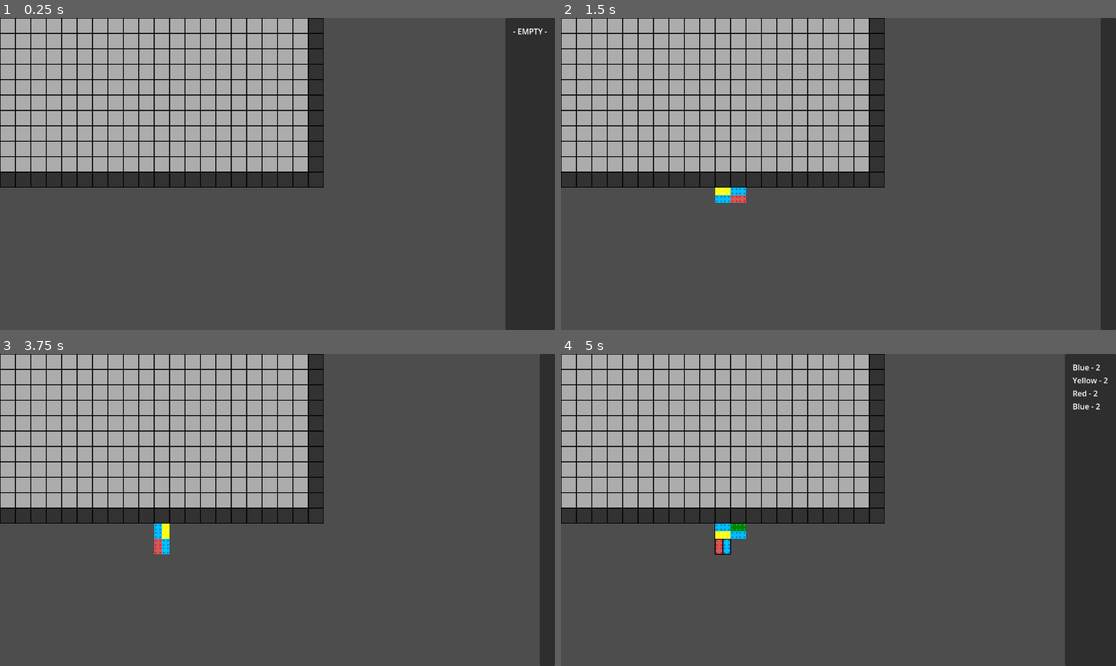
Above: before the commit, frames 1-4 (two rows, left to right).
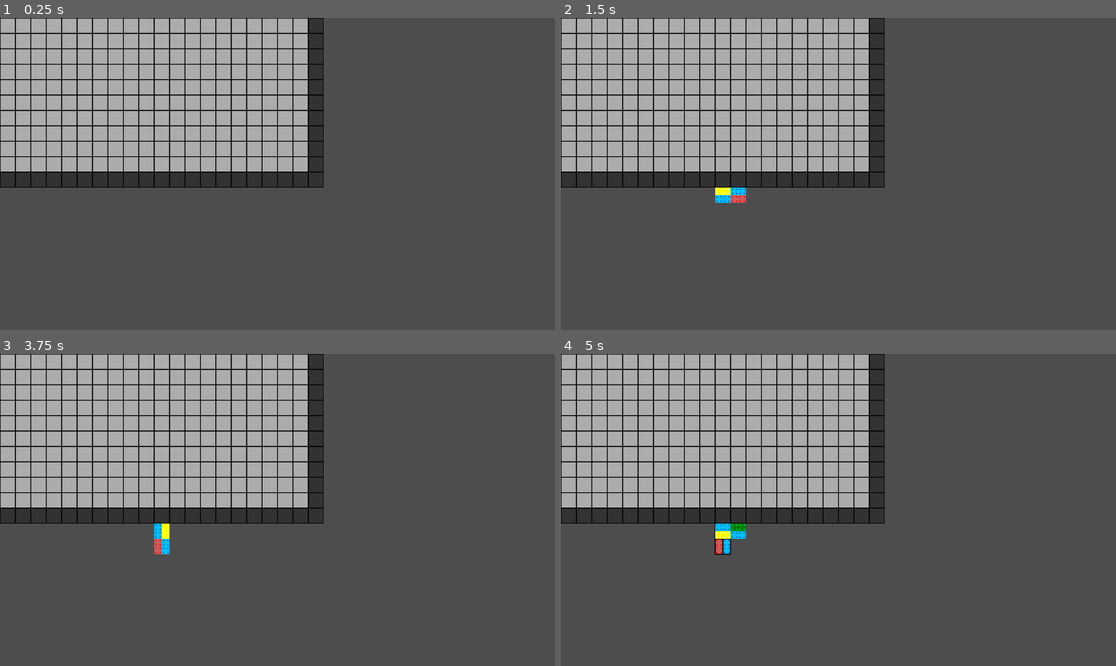
Above: after the commit, the same moments.

Repository: Valalcar/colour-connect
Game: Godot game, scene res://SquaresBoard/SectionBoard/section-board.tscn
The game is run twice, just before and just after one commit, with the same random seed, the same clock (stepped at 60 frames per second) and the same inputs. This scene is started directly instead of the project's main scene.
Inputs (mouse positions are in pixels of both pictures, inside the frame that each line leads up to):
- Up to frame 1 (0.25 s): no input
- Up to frame 2 (1.5 s): tap Enter at 0.5 s; move the mouse to (960, 158) at 0.52 s; press the mouse at (960, 158) at 0.53 s; hold Right (ui_right) 0.53-1.28 s; tap Space at 1.25 s; move the mouse to (727, 189) at 1.27 s; release the mouse at (727, 189) at 1.28 s; hold Down (ui_down) from 1.28 s (still down); tap 0 (num0) at 1.35 s
- Up to frame 3 (3.75 s): tap Enter at 2, 3.5 s; move the mouse to (333, 441) at 2.02 s; release Down (ui_down) at 2.03 s; hold Right (ui_right) 2.03-2.78 s; tap 1 (num1) at 2.1 s; tap Space at 2.75 s; move the mouse to (249, 572) at 2.77 s; hold Up (ui_up) 2.78-3.53 s; tap 9 (num9) at 2.85 s; move the mouse to (444, 556) at 3.52 s; hold Left (ui_left) from 3.53 s (still down); right-click (444, 556) at 3.6 s
- Up to frame 4 (5 s): keep holding Left (ui_left); tap Escape (esc) at 4.15 s; tap Space at 4.25 s; move the mouse to (672, 463) at 4.27 s; click (672, 463) at 4.35 s

The runs differ from the first frame. In frame 1, 8.9% of the frame differs, in the area x 91-100%, y 0-100%; in frame 2, 2.8%; in frame 3, 2.8%; in frame 4, 9.1%, in the area x 90-100%, y 0-100%.
Error in both runs: Invalid access to property or key 'finished' on a base object of type 'Nil'. (res://SquaresBoard/SectionBoard/section-board.gd:29)

Commit message:
Added SignalHub and a single HUD scene

Diff:
--- a/Global/signal-bus.gd
+++ /dev/null
@@ -1 +0,0 @@
-extends Node
--- /dev/null
+++ b/Global/signal_hub.gd
@@ -0,0 +1,8 @@
+extends Node
+
+signal section_opened
+signal section_closed
+signal next_turn
+
+## SECTION EMMITED ##
+signal section_stats_recalculated(stats: Array[SectionColorGroup])
--- /dev/null
+++ b/HUD/board_hud.gd
@@ -0,0 +1 @@
+extends Control
--- /dev/null
+++ b/HUD/game_hud.gd
@@ -0,0 +1,15 @@
+extends CanvasLayer
+
+@onready var section_hud: SectionHUD = $SectionHUD
+@onready var board_hud: Control = $BoardHUD
+
+func _ready() -> void:
+	SignalHub.section_opened.connect(show_section_hud)
+	SignalHub.section_closed.connect(show_board_hud)
+
+func show_section_hud() -> void:
+	section_hud.reset()
+	section_hud.show()
+
+func show_board_hud() -> void:
+	section_hud.hide()
--- /dev/null
+++ b/HUD/game_hud.tscn
@@ -0,0 +1,49 @@
+[gd_scene load_steps=4 format=3 uid="uid://cmyg7sc7ody4v"]
+
+[ext_resource type="Script" path="res://HUD/game_hud.gd" id="1_mt63d"]
+[ext_resource type="Script" path="res://HUD/section_hud.gd" id="2_vfytp"]
+[ext_resource type="Script" path="res://HUD/board_hud.gd" id="3_o0ao6"]
+
+[node name="GameHUD" type="CanvasLayer"]
+script = ExtResource("1_mt63d")
+
+[node name="SectionHUD" type="Control" parent="."]
+visible = false
+layout_mode = 3
+anchors_preset = 15
+anchor_right = 1.0
+anchor_bottom = 1.0
+grow_horizontal = 2
+grow_vertical = 2
+script = ExtResource("2_vfytp")
+
+[node name="PanelContainer" type="PanelContainer" parent="SectionHUD"]
+layout_mode = 1
+anchors_preset = 11
+anchor_left = 1.0
+anchor_right = 1.0
+anchor_bottom = 1.0
+offset_left = -71.0
+grow_horizontal = 0
+grow_vertical = 2
+
+[node name="MarginContainer" type="MarginContainer" parent="SectionHUD/PanelContainer"]
+layout_mode = 2
+theme_override_constants/margin_left = 16
+theme_override_constants/margin_top = 16
+theme_override_constants/margin_right = 16
+theme_override_constants/margin_bottom = 16
+
+[node name="StatsVBoxContainer" type="VBoxContainer" parent="SectionHUD/PanelContainer/MarginContainer"]
+layout_mode = 2
+
+[node name="Label" type="Label" parent="SectionHUD/PanelContainer/MarginContainer/StatsVBoxContainer"]
+layout_mode = 2
+text = "- EMPTY -"
+
+[node name="BoardHUD" type="Control" parent="."]
+layout_mode = 3
+anchors_preset = 0
+offset_right = 40.0
+offset_bottom = 40.0
+script = ExtResource("3_o0ao6")
--- a/SquaresBoard/SectionBoard/section_hud.gd
+++ b/HUD/section_hud.gd
@@ -1,16 +1,23 @@
-extends CanvasLayer
+class_name SectionHUD
+extends Control
 
 @onready var stats_container: VBoxContainer = $PanelContainer/MarginContainer/StatsVBoxContainer
-@onready var pieces_placement_layer: PiecesPlacementLayer = $"../PiecesPlacementLayer"
 
 func _ready() -> void:
-	if !pieces_placement_layer.ready:
-		await pieces_placement_layer.read
-	pieces_placement_layer.grouping_recalculated.connect(show_stats)
+	SignalHub.section_stats_recalculated.connect(_show_section_stats)
 
-func show_stats(stats: Array[SectionColorGroup]) -> void:
+func reset() -> void:
+	_clear_stats()
+	var empty_label = Label.new()
+	empty_label.text = "- EMPTY -"
+	stats_container.add_child(empty_label)
+
+func _clear_stats() -> void:
 	for stat in stats_container.get_children():
 		stats_container.remove_child(stat)
+
+func _show_section_stats(stats: Array[SectionColorGroup]) -> void:
+	_clear_stats()
 
 	var labels: Array[Label] = []
 	for group in stats:
--- a/SquaresBoard/SectionBoard/pieces_placement_layer.gd
+++ b/SquaresBoard/SectionBoard/pieces_placement_layer.gd
@@ -74,7 +74,7 @@
 		group_result.cells_count = group_size
 		new_results.push_back(group_result)
 	groups_result = new_results
-	grouping_recalculated.emit(groups_result)
+	SignalHub.section_stats_recalculated.emit(groups_result)
 
 func join_groups(cells_from_groups: Array[Vector2i]):
 	var groups = cells_from_groups.map(func (c): return cells_group[c])
--- a/SquaresBoard/SectionBoard/section-board.gd
+++ b/SquaresBoard/SectionBoard/section-board.gd
@@ -35,7 +35,6 @@
 	width = section_data.width
 	height = section_data.height
 	background_layer.draw_background(width, height)
-	print("Width: " + str(width) + " | Height" + str(height))
 
 func _input(event: InputEvent) -> void:
 	if is_finished:
@@ -61,6 +60,7 @@
 func piece_is_inside_area(reference_cell: Vector2i) -> bool:
 	for line_n in current_piece.size():
 		for col_n in current_piece[line_n].size():
+			@warning_ignore("integer_division")
 			var cell = Vector2(reference_cell.x + (col_n/2), reference_cell.y + (line_n/2))
 			if cell.x < 0 || cell.x >= width || cell.y < 0 || cell.y >= height:
 				return false
--- a/SquaresBoard/SectionBoard/section-board.tscn
+++ b/SquaresBoard/SectionBoard/section-board.tscn
@@ -7,7 +7,6 @@
 [ext_resource type="Texture2D" uid="uid://cphkikw2okayf" path="res://Assets/borders_16.png" id="4_qce67"]
 [ext_resource type="Script" path="res://SquaresBoard/SectionBoard/border_layer.gd" id="5_v1q04"]
 [ext_resource type="Script" path="res://SquaresBoard/SectionBoard/pieces_placement_layer.gd" id="5_waif8"]
-[ext_resource type="Script" path="res://SquaresBoard/SectionBoard/section_hud.gd" id="8_1oc04"]
 
 [sub_resource type="TileSetAtlasSource" id="TileSetAtlasSource_px684"]
 texture = ExtResource("2_4usjl")
@@ -61,33 +60,6 @@
 [node name="SectionBoard" type="Node2D"]
 script = ExtResource("1_b8pw8")
 
-[node name="SectionHud" type="CanvasLayer" parent="."]
-script = ExtResource("8_1oc04")
-
-[node name="PanelContainer" type="PanelContainer" parent="SectionHud"]
-custom_minimum_size = Vector2(8, 0)
-anchors_preset = 11
-anchor_left = 1.0
-anchor_right = 1.0
-anchor_bottom = 1.0
-grow_horizontal = 0
-grow_vertical = 2
-
-[node name="MarginContainer" type="MarginContainer" parent="SectionHud/PanelContainer"]
-layout_mode = 2
-theme_override_constants/margin_left = 16
-theme_override_constants/margin_top = 16
-theme_override_constants/margin_right = 16
-theme_override_constants/margin_bottom = 16
-
-[node name="StatsVBoxContainer" type="VBoxContainer" parent="SectionHud/PanelContainer/MarginContainer"]
-layout_mode = 2
-size_flags_horizontal = 8
-
-[node name="Label" type="Label" parent="SectionHud/PanelContainer/MarginContainer/StatsVBoxContainer"]
-layout_mode = 2
-text = "- EMPTY -"
-
 [node name="BackgroundLayer" type="TileMapLayer" parent="."]
 tile_map_data = PackedByteArray("AAAAAAAAAgAAAAAAAAABAAEAAgAAAAAAAAABAAIAAgAAAAAAAAACAAIAAgAAAAAAAAACAAMAAgAAAAAAAAADAA …(4144 unchanged characters)…
 tile_set = SubResource("TileSet_xb1h3")
--- a/SquaresBoard/planet-board.gd
+++ b/SquaresBoard/planet-board.gd
@@ -137,6 +137,7 @@
 
 func open_section(section_data: SectionData) -> void:
 	opened_section_data = section_data
+	SignalHub.section_opened.emit()
 	var section = SECTION_BOARD.instantiate()
 	section.section_data = section_data
 	section.saved_section.connect(save_section)
@@ -157,6 +158,7 @@
 
 func close_section():
 	if is_instance_valid(opened_section):
+		SignalHub.section_closed.emit()
 		opened_section.queue_free()
 		section_panel.visible = false
 		panel.visible = false
--- a/game.tscn
+++ b/game.tscn
@@ -1,12 +1,19 @@
-[gd_scene load_steps=3 format=3 uid="uid://cses16wteb3d3"]
+[gd_scene load_steps=5 format=3 uid="uid://cses16wteb3d3"]
 
+[ext_resource type="PackedScene" uid="uid://cmyg7sc7ody4v" path="res://HUD/game_hud.tscn" id="1_8jy0r"]
 [ext_resource type="PackedScene" uid="uid://dvldfbmhqssri" path="res://SquaresBoard/planet_board.tscn" id="1_hmc6b"]
 [ext_resource type="Script" path="res://SaveGame/saver-loader.gd" id="2_onkh2"]
+[ext_resource type="Script" path="res://turn_handler.gd" id="3_0c3iu"]
 
 [node name="Game" type="Node2D"]
+
+[node name="GameHUD" parent="." instance=ExtResource("1_8jy0r")]
 
 [node name="PlanetBoard" parent="." instance=ExtResource("1_hmc6b")]
 unique_name_in_owner = true
 
 [node name="SaverLoader" type="Node" parent="."]
 script = ExtResource("2_onkh2")
+
+[node name="TurnHandler" type="Node" parent="."]
+script = ExtResource("3_0c3iu")
--- a/project.godot
+++ b/project.godot
@@ -14,6 +14,14 @@
 run/main_scene="res://game.tscn"
 config/features=PackedStringArray("4.3", "Mobile")
 config/icon="res://icon.svg"
+
+[autoload]
+
+SignalHub="*res://Global/signal_hub.gd"
+
+[debug]
+
+gdscript/warnings/unused_signal=0
 
 [input]
 
--- /dev/null
+++ b/turn_handler.gd
@@ -0,0 +1,10 @@
+extends Node
+
+var current_turn : int = 1
+
+func _ready() -> void:
+	SignalHub.next_turn.connect(next_turn)
+
+func next_turn() -> void:
+	current_turn += 1
+	print("On Turn " + str(current_turn))
Not shown: 1 places in SquaresBoard/SectionBoard/section-board.tscn that only renumber resources
